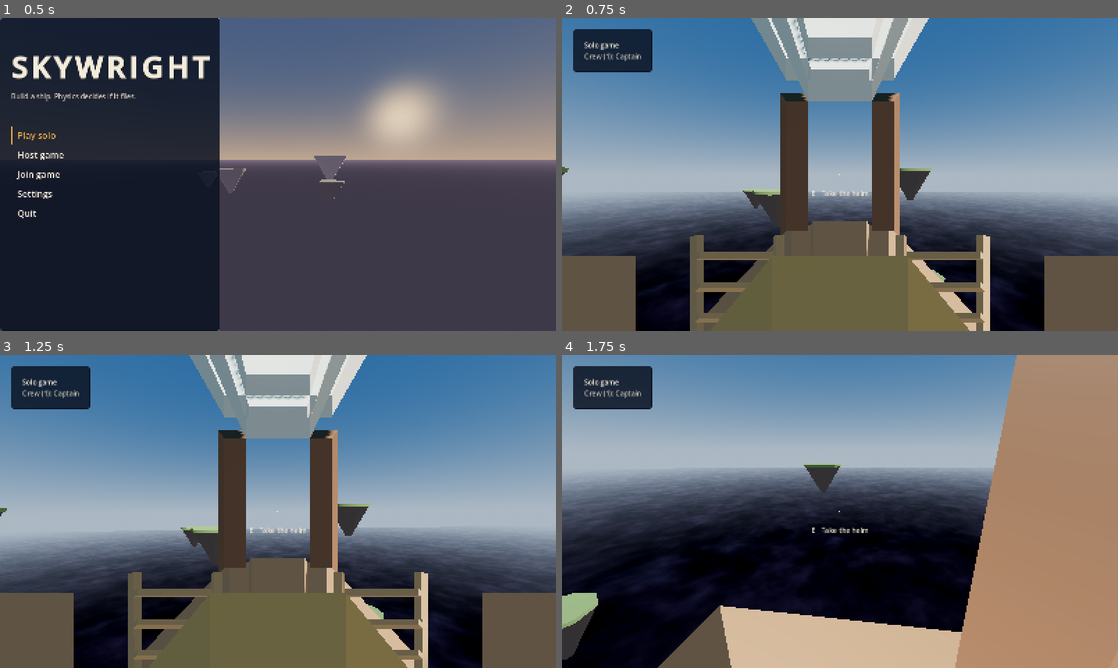
Above: before the commit, frames 1-4 (two rows, left to right).
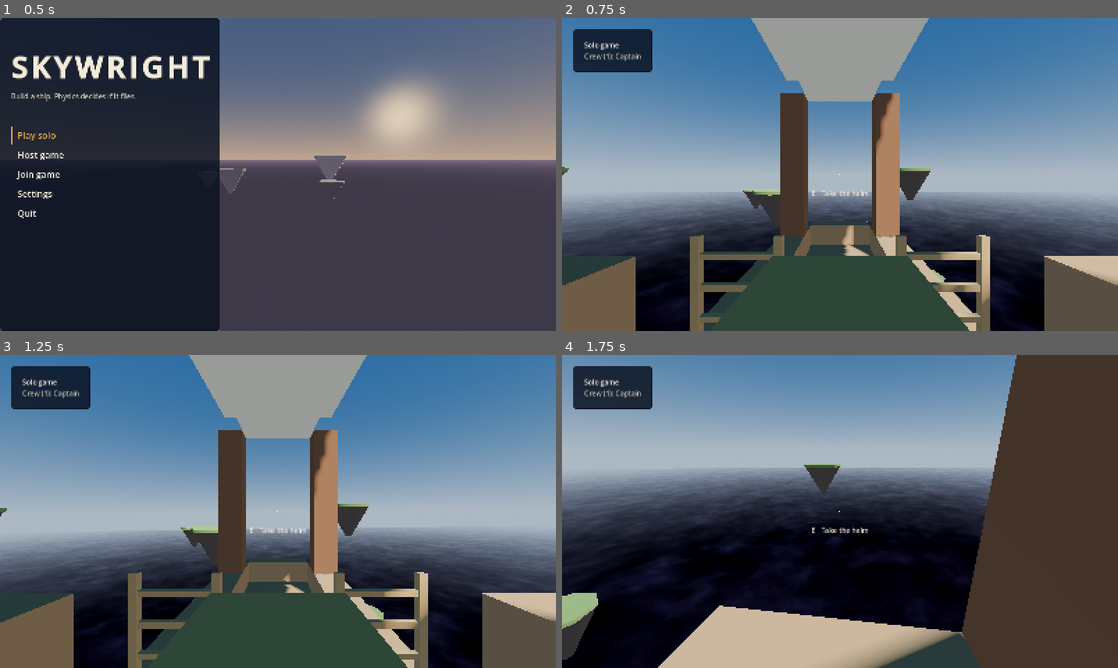
Above: after the commit, the same moments.

Repository: Rushikumar-06/Skywright
Game: Godot game, scene res://src/ui/main_menu.tscn
Same seed, same stepped clock (60 frames per second), same inputs: the game is played once before the commit and once after it.
Inputs (mouse positions are in pixels of both pictures, inside the frame that each line leads up to):
- Up to frame 1 (0.5 s): no input
- Up to frame 2 (0.75 s): click "Play solo" at 0.5 s
- Up to frame 3 (1.25 s): no input
- Up to frame 4 (1.75 s): tap Enter at 1.25 s; move the mouse to (867, 511) at 1.27 s; hold W (move_forward) from 1.28 s (still down); hold H (autopilot) from 1.28 s (still down); tap Space (jump) at 1.52 s

Frame 1 is identical in both runs. In frame 2, 19% of the frame differs, in the area x 0-100%, y 0-100%; in frame 3, 19%; in frame 4, 27%, in the area x 17-100%, y 0-100%.

Commit message:
Fix the review findings: face winding, NaN blow-ups, climbing at the helm, and test the pause menu

Diff:
--- a/src/crew/crew_member.gd
+++ b/src/crew/crew_member.gd
@@ -47,13 +47,15 @@
 	var gravity := ship.global_basis.transposed() * Vector3(0.0, -float(ProjectSettings.get_setting("physics/3d/default_gravity")), 0.0)
 	up_direction = -gravity.normalized()
 	var wish := Basis(Vector3.UP, look_yaw) * Vector3(move.x, 0.0, move.y).limit_length(1.0) * (SPRINT_SPEED if sprint else WALK_SPEED)
+	var rise := climb * CLIMB_SPEED
 	if station != null:
 		wish = Vector3.ZERO
+		rise = 0.0
 	var holding_on := on_ladder()
 	var jumping := false
 	if holding_on:
 		# Hold on: no gravity, and climb along the ship's up.
-		velocity = wish + Vector3.UP * climb * CLIMB_SPEED
+		velocity = wish + Vector3.UP * rise
 	elif is_on_floor():
 		var floor_normal := get_floor_normal()
 		velocity = wish - floor_normal * wish.dot(floor_normal)
--- a/src/ship/ship.gd
+++ b/src/ship/ship.gd
@@ -96,9 +96,13 @@
 func _integrate_forces(state: PhysicsDirectBodyState3D) -> void:
 	if not _sane(state):
 		push_warning("Ship %s blew up (speed %.0f m/s, spin %.1f rad/s); restoring its last good position." % [name, state.linear_velocity.length(), state.angular_velocity.length()])
-		state.transform = _last_good
 		state.linear_velocity = Vector3.ZERO
 		state.angular_velocity = Vector3.ZERO
+		# Move the node, not the state: after this call the engine pushes the node's
+		# transform to the physics server whenever it differs from the state's, and a
+		# NaN never equals itself. Anything that teleports a ship should do the same.
+		global_transform = _last_good
+		reset_physics_interpolation()
 		return
 	_last_good = state.transform
 	var basis := state.transform.basis
--- a/src/ship/ship_mesh.gd
+++ b/src/ship/ship_mesh.gd
@@ -58,10 +58,11 @@
 	return mesh_instance
 
 
-## A quad from corner along edges u and v (a right-handed pair around normal).
+## A quad from corner along edges u and v (a right-handed pair around normal). Its
+## triangles run clockwise seen from outside, the side Godot draws.
 static func _add_quad(st: SurfaceTool, corner: Vector3, u: Vector3, v: Vector3, normal: Vector3) -> void:
 	st.set_normal(normal)
-	for point in [corner, corner + u, corner + u + v, corner, corner + u + v, corner + v]:
+	for point in [corner, corner + u + v, corner + u, corner, corner + v, corner + u + v]:
 		st.add_vertex(point)
 
 
--- a/tests/test_crew.gd
+++ b/tests/test_crew.gd
@@ -99,3 +99,15 @@
 	crew.jump = true
 	await simulate(1.0)
 	assert_true(crew.position.distance_to(start) < 0.01, "stayed put")
+
+
+func test_taking_a_station_from_a_ladder_stops_the_climb() -> void:
+	board(Vector3(1, 2.5, 3))  # holding on to the starboard ladder
+	crew.climb = 1.0  # still held when E is pressed
+	await simulate(0.2)
+	var station := Node.new()
+	add_child(station)
+	crew.station = station
+	var height := crew.position.y
+	await simulate(1.0)
+	assert_near(crew.position.y, height, 0.05, "stays where they took it")
--- a/tests/test_ship.gd
+++ b/tests/test_ship.gd
@@ -114,3 +114,42 @@
 	await simulate(0.1)
 	assert_true(ship.global_position.distance_to(good.origin) < 1.0, "back where it was")
 	assert_true(ship.linear_velocity.length() < 1.0, "and stopped")
+
+
+func test_a_ship_gone_non_finite_is_put_back() -> void:
+	var ship := launch(StarterShip.build())
+	await simulate(0.5)
+	var good := ship.global_transform
+	ship.linear_velocity = Vector3(NAN, 0, 0)
+	await simulate(0.2)
+	assert_true(ship.global_transform.is_finite(), "no NaN left in its transform")
+	assert_true(ship.global_position.distance_to(good.origin) < 1.0, "back where it was")
+	assert_true(ship.linear_velocity.length() < 1.0, "and stopped")
+
+
+func test_ship_faces_wind_the_way_godot_draws_them() -> void:
+	# Godot culls faces that wind the other way, which would draw the ship inside out.
+	var grid := ShipGrid.new()
+	grid.set_block(Vector3i.ZERO, "frame")
+	grid.set_block(Vector3i(0, 1, 0), "ladder")
+	var box := winding(BoxMesh.new())
+	assert_true(box != 0, "a box winds one way")
+	var drawn := ShipMesh.build(grid)
+	assert_eq(winding(drawn.mesh), box)
+	drawn.free()
+
+
+## +1 or -1: which way every triangle of mesh turns about its normal, or 0 when they disagree.
+func winding(mesh: Mesh) -> int:
+	var arrays := mesh.surface_get_arrays(0)
+	var points: PackedVector3Array = arrays[Mesh.ARRAY_VERTEX]
+	var normals: PackedVector3Array = arrays[Mesh.ARRAY_NORMAL]
+	var order: PackedInt32Array = arrays[Mesh.ARRAY_INDEX] if arrays[Mesh.ARRAY_INDEX] != null else PackedInt32Array()
+	if order.is_empty():
+		order = PackedInt32Array(range(points.size()))
+	var turns := {}
+	for i in range(0, order.size(), 3):
+		var a := points[order[i]]
+		var turn := (points[order[i + 1]] - a).cross(points[order[i + 2]] - a).dot(normals[order[i]])
+		turns[signi(roundi(signf(turn)))] = true
+	return turns.keys()[0] if turns.size() == 1 else 0
--- a/tests/test_world.gd
+++ b/tests/test_world.gd
@@ -13,6 +13,21 @@
 	assert_eq(player.crew.get_parent(), ship.interior)
 	assert_eq(player.prompt(), "Take the helm")
 	assert_true(player.camera.is_current())
+	world.queue_free()
+	await get_tree().process_frame
+
+
+func test_the_pause_menu_takes_the_controls_and_gives_them_back() -> void:
+	var world: Node3D = (load("res://src/world/world.tscn") as PackedScene).instantiate()
+	add_child(world)
+	await get_tree().process_frame
+	var pause := InputEventAction.new()
+	pause.action = "pause"
+	pause.pressed = true
+	world._unhandled_input(pause)
+	assert_false(world.player.enabled, "keys and mouse stop while the menu is open")
+	world._unhandled_input(pause)
+	assert_true(world.player.enabled, "and work again after resuming")
 	world.queue_free()
 	await get_tree().process_frame
 
